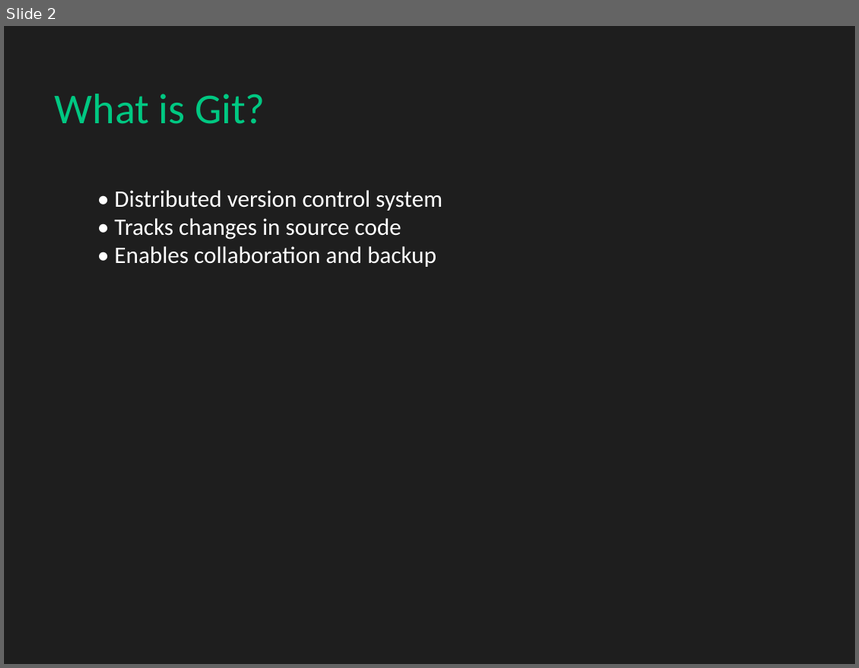
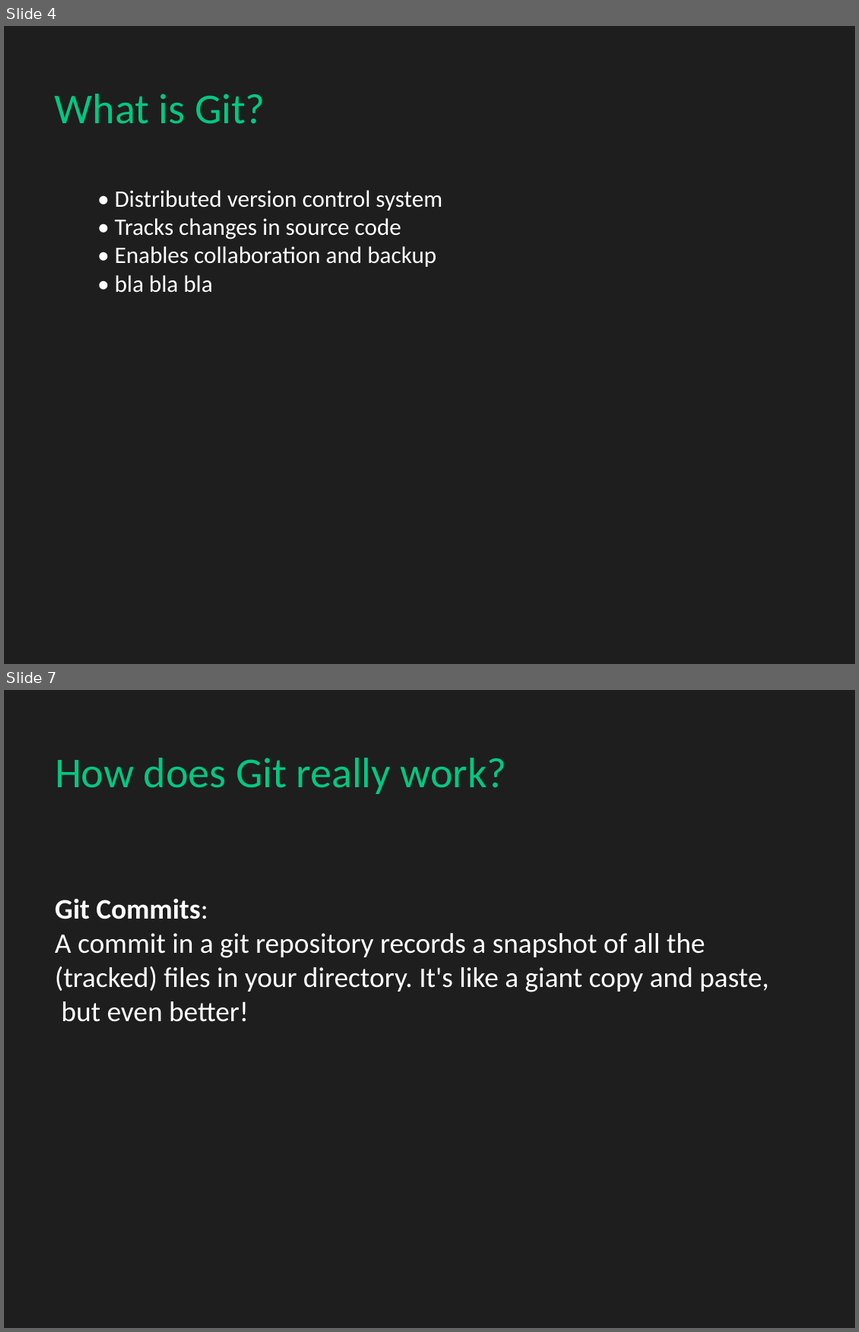
Before and after one commit to OmarMoamarFostok/git-presentation, a slide deck: Git_Presentation.pptx. Shown one above the other, each under a label of ours: slide 2 before the commit, slides 4 and 7 after it; the slides between them are not shown. The pictures are 859x668 and 859x1332 pixels, drawn with LibreOffice and Linux fonts; fonts in the diff are those of the drawing. Boxes give left, top, right and bottom in pixels: in the first picture for what was removed or moved away, otherwise in the second. Text is boxed around its words. In the diff, an @@ line names an element or a change of style, - is before the commit and + after.

```diff
--- a/Git_Presentation.pptx
+++ b/Git_Presentation.pptx
@@ slide 7 added at <box>4,690,855,1328</box>, background #1E1E1E @@
@@ text added at <box>55,758,507,794</box>, 36 pt, text #00C882 @@
+How does Git really work?
@@ text added at <box>55,899,769,1022</box>, 24 pt, text #FFFFFF @@
+Git Commits:
+A commit in a git repository records a snapshot of all the
+(tracked) files in your directory. It's like a giant copy and paste,
+but even better!
@@ what was slide 2 is now slide 4 @@
@@ slide 4 changed as well @@
@@ text at <box>115,275,212,293</box>: paragraph added @@
+• bla bla bla
```
Also in this commit, not shown: 2 other slides changed, 17 other slides added, 1 slide removed.
